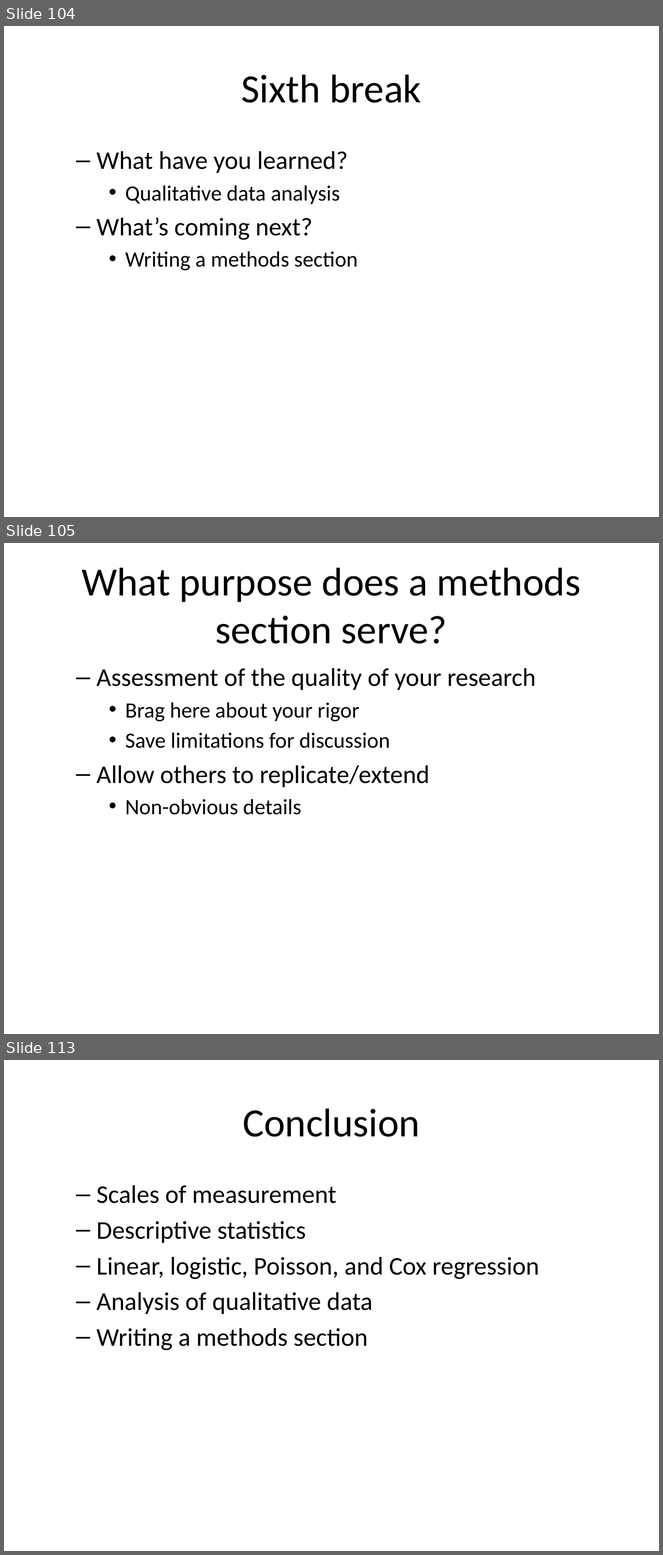
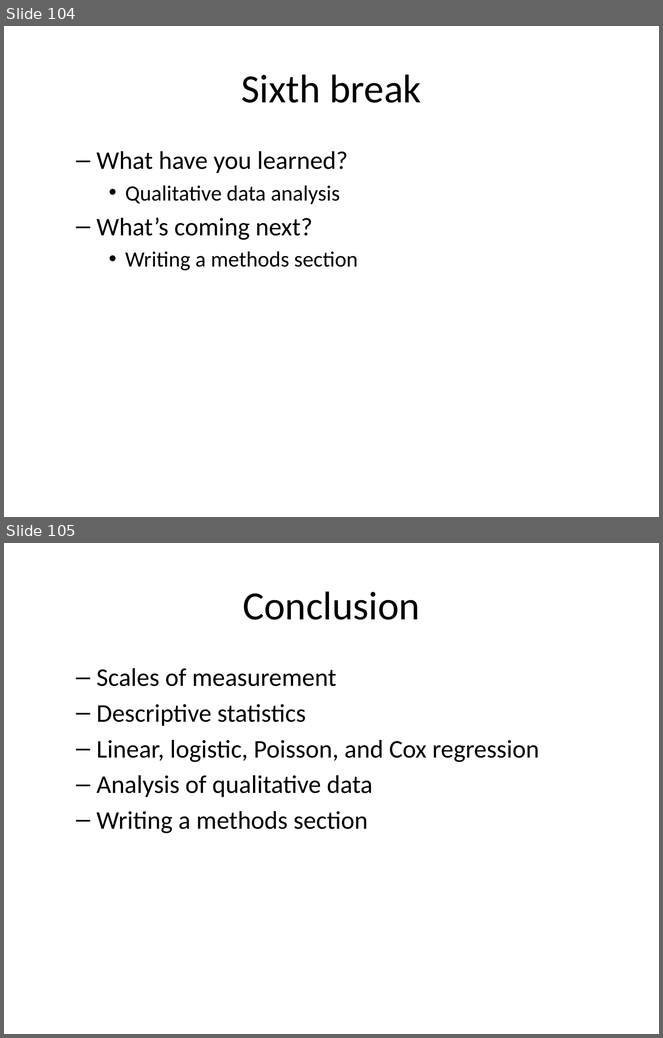
Before and after one commit to pmean/classes, a slide deck: clinical-research-methodology/results/video13-statistical-models.pptx. Shown one above the other, each under a label of ours: slides 104, 105 and 113 before the commit, slides 104 and 105 after it; the slides between them are not shown. The pictures are 663x1555 and 663x1038 pixels, drawn with LibreOffice and Linux fonts; fonts in the diff are those of the drawing. Boxes give left, top, right and bottom in pixels: in the first picture for what was removed or moved away, otherwise in the second. Text is boxed around its words. In the diff, an @@ line names an element or a change of style, - is before the commit and + after.

```diff
--- a/clinical-research-methodology/results/video13-statistical-models.pptx
+++ b/clinical-research-methodology/results/video13-statistical-models.pptx
@@ slide 105 removed at <box>4,543,659,1034</box>, background #FFFFFF @@
@@ title removed at <box>81,567,581,644</box> @@
-What purpose does a methods section serve?
@@ text removed at <box>97,668,536,815</box> @@
-  – Assessment of the quality of your research
-    • Brag here about your rigor
-    • Save limitations for discussion
-  – Allow others to replicate/extend
-    • Non-obvious details
@@ what was slide 113 is now slide 105 @@
```
Also in this commit, not shown: 6 slides changed, 7 other slides removed, 2 other files.
